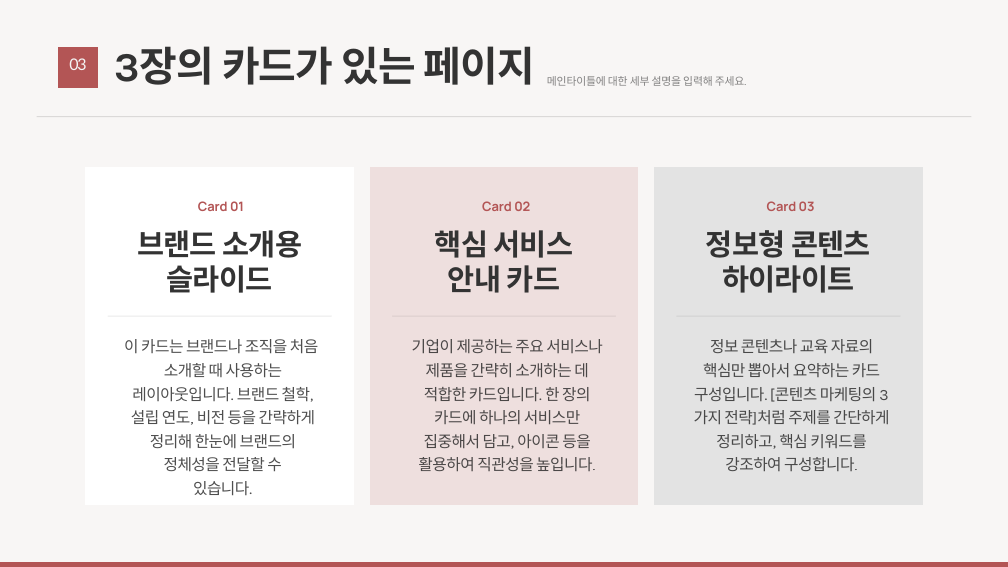
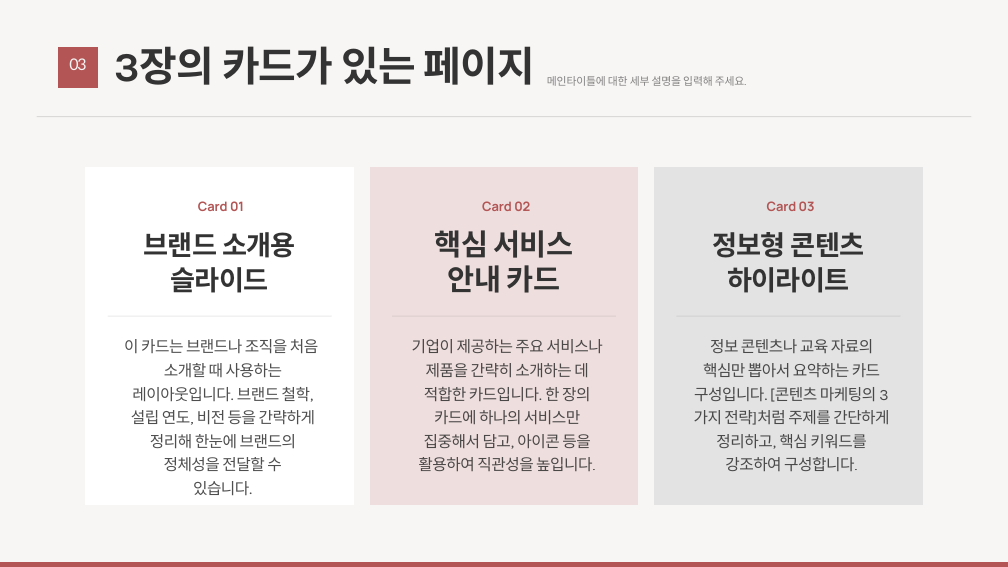
Before and after one commit to JiyouKim9603/project-ai, a slide deck: slide 4 of backend/template.pptx. Drawn at 1008x567 pixels with LibreOffice and Linux fonts; fonts in the diff are those of the drawing; background and template pictures are left out. Boxes give left, top, right and bottom in pixels: in the first picture for what was removed or moved away, otherwise in the second. Text is boxed around its words. In the diff, an @@ line names an element or a change of style, - is before the commit and + after.

```diff
--- a/backend/template.pptx
+++ b/backend/template.pptx
@@ text "브랜드 소개용" at box(143, 232, 296, 293): size 42 to 38.9 pt @@
@@ text "정보형 콘텐츠" at box(712, 232, 865, 293): size 42 to 38.9 pt @@
```
Also in this commit, not shown: 8 other slides changed, 3 other files.
